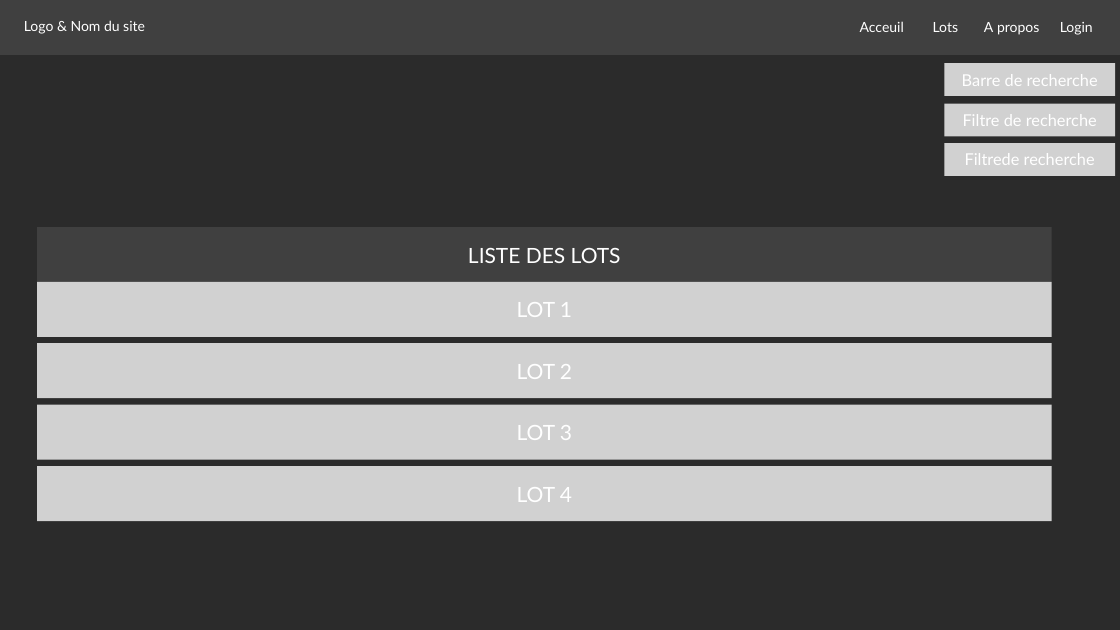
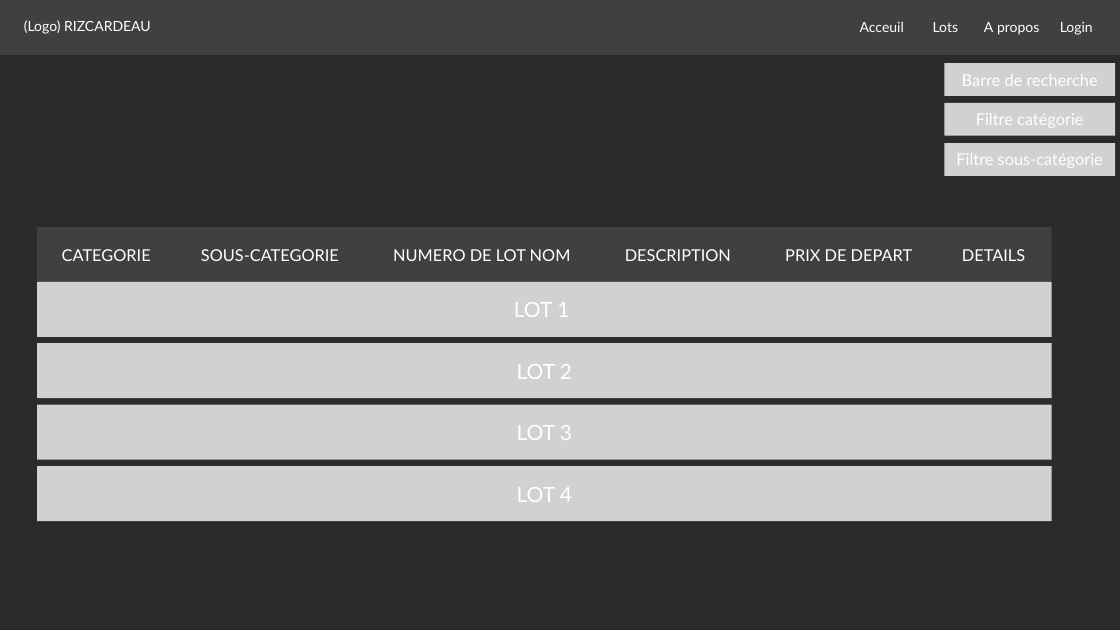
Before and after one commit to ETML-ES-PROJ-LABE-LAFE/LesJardiniersDuDimanche-Frontend, a slide deck: slide 4 of Annexes/MockupEnchere.pptx. Drawn at 1120x630 pixels with LibreOffice and Linux fonts; fonts in the diff are those of the drawing; background and template pictures are left out; a plain dark background stands for a picture behind light text. Boxes give left, top, right and bottom in pixels: in the first picture for what was removed or moved away, otherwise in the second. Text is boxed around its words. In the diff, an @@ line names an element or a change of style, - is before the commit and + after.

```diff
--- a/Annexes/MockupEnchere.pptx
+++ b/Annexes/MockupEnchere.pptx
@@ text at (24, 20, 151, 34): text changed @@
-Logo & Nom du site
+(Logo) RIZCARDEAU
@@ text in rectangle at (976, 113, 1083, 128): text changed @@
-Filtre de recherche
+Filtre catégorie
@@ text in rectangle at (956, 153, 1103, 168): text changed @@
-Filtrede recherche
+Filtre sous-catégorie
@@ text in rectangle at (62, 249, 1025, 261): text changed; size 18 to 14 pt @@
-LISTE DES LOTS
+CATEGORIE SOUS-CATEGORIE NUMERO DE LOT NOM DESCRIPTION PRIX DE DEPART DETAILS
```
Also in this commit, not shown: 1 other slide changed.
